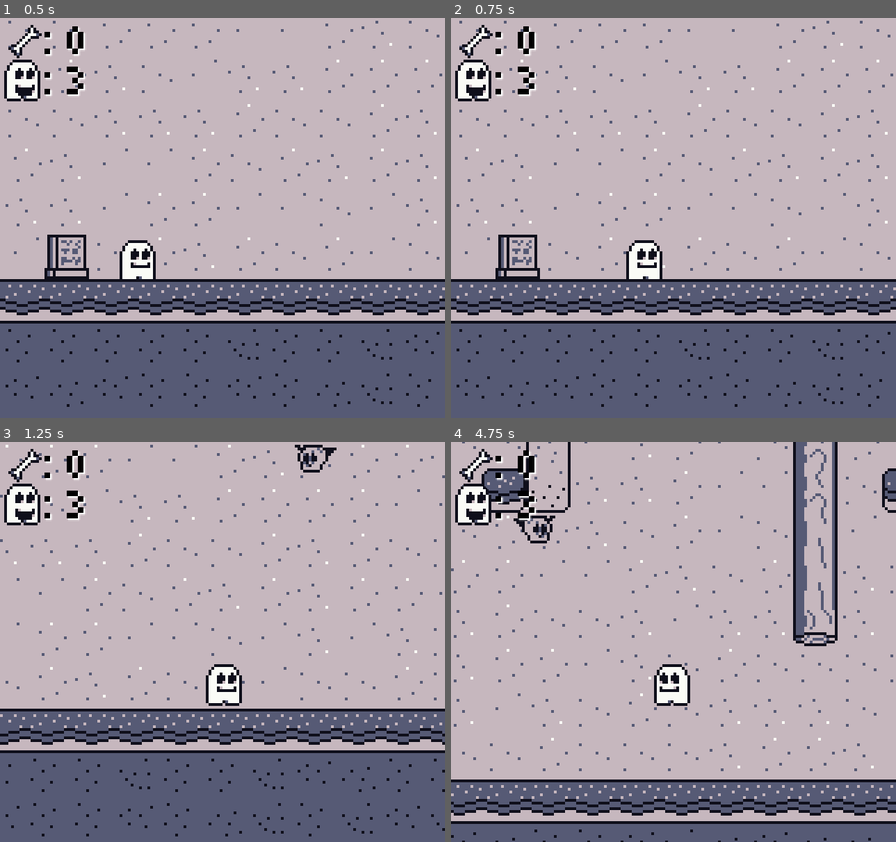
Above: before the commit, frames 1-4 (two rows, left to right).
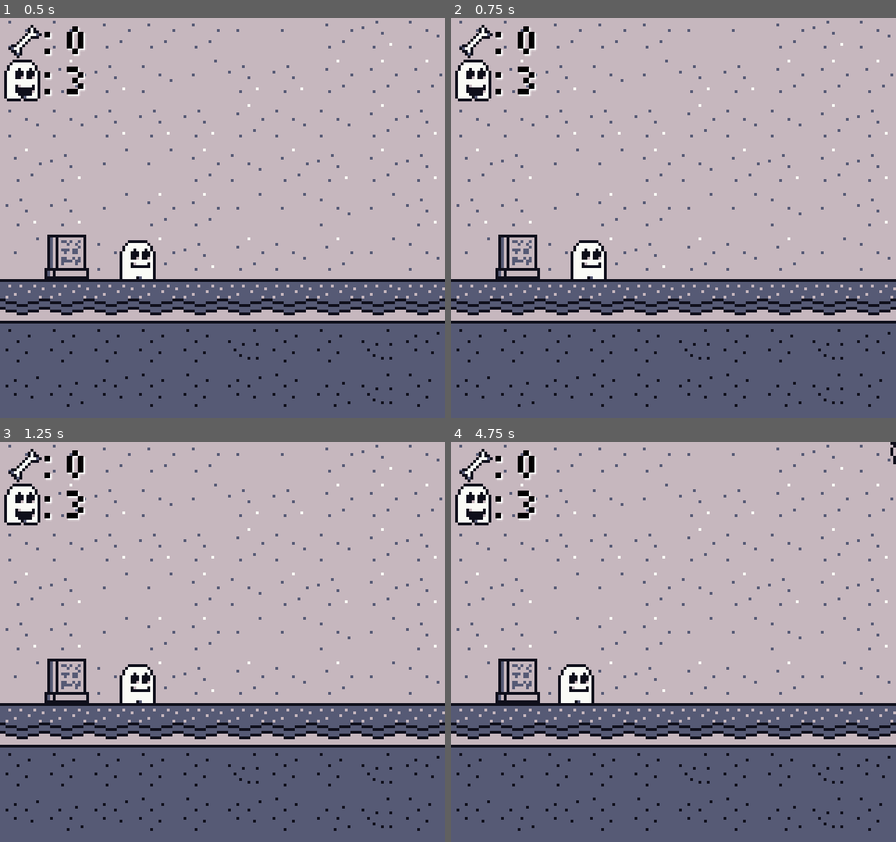
Above: after the commit, the same moments.

Repository: Soup-Wizard/GBJam12
Game: Godot game, scene res://main.tscn
Same seed, same stepped clock (60 frames per second), same inputs: the game is played once before the commit and once after it. Sound files missing from this copy of the repository are replaced by a short silence.
Inputs:
- Up to frame 1 (0.5 s): no input
- Up to frame 2 (0.75 s): tap Enter (start) at 0.5 s; hold D (right) from 0.53 s (still down); tap K (Pow1) at 0.6 s
- Up to frame 3 (1.25 s): keep holding D (right); tap W (up) at 0.77, 1.07 s; tap O (Pow2) at 0.8 s
- Up to frame 4 (4.75 s): tap O (Pow2) at 1.35, 4.55 s; tap W (up) at 1.52, 1.82, 3.02, 3.05, 3.32, 3.6, 3.77, 4.07, 4.52 s; tap Tab (select) at 1.55, 2.1 s; release D (right) at 2.03 s; hold A (left) 2.03-2.78 s; tap Enter (start) at 2.3, 2.85 s; hold D (right) 2.78-4.28 s; tap K (Pow1) at 3.8, 4.35 s; hold A (left) from 4.28 s (still down)

Frame 1 is identical in both runs. In frame 2, 1.4% of the frame differs, in the area x 26-48%, y 55-66%; in frame 3, 13%; in frame 4, 29%, in the area x 0-100%, y 0-100%.

Commit message:
Added controller support & pause system

Diff:
--- a/player.gd
+++ b/player.gd
@@ -42,6 +42,7 @@
 var textActive = false
 var ending = false
 var endPos: Vector2
+var paused = false
 
 # NOTE
 # When time permits, add a func with a tween that drags your character to center of the moon,
@@ -105,24 +106,33 @@
 	elif lives == 0:
 		$Bones/Label2.text = ": 0"
 
+	# Handle pause
+	if Input.is_action_just_pressed("start"):
+		if !paused:
+			paused = true
+			Engine.time_scale = 0
+		else:
+			Engine.time_scale = 1
+			paused = false
+
 	# Add the gravity.
-	if not is_on_floor() and !ending:
+	if not is_on_floor() and !ending and !paused:
 		velocity.y += gravity * delta
 
 	# Handle jump.
-	if Input.is_action_just_pressed("up") and is_on_floor() and !ending:
+	if Input.is_action_just_pressed("up") and is_on_floor() and !ending and !paused:
 		velocity.y = JUMP_VELOCITY
 
 	# Handle wells
-	if Input.is_action_just_pressed("down") and !ending:
+	if Input.is_action_just_pressed("down") and !ending and !paused:
 		wellTele()
 
 	# Handle Checkpoints
-	if Input.is_action_just_pressed("select") and !ending:
+	if Input.is_action_just_pressed("select") and !ending and !paused:
 		if lives > 0 && checkpoint:
 			checkpointTele()
 
-	if Input.is_action_just_pressed("Pow1") and !ending:
+	if Input.is_action_just_pressed("Pow1") and !ending and !paused:
 		if canJump:
 			if !jumping:
 				$Bones/JumpArrow/Sprite2D.visible = true
@@ -130,7 +140,7 @@
 				$jumpTimer.start()
 				velocity.y = JUMP_VELOCITY * 1.5
 
-	if Input.is_action_just_pressed("Pow2") and !ending:
+	if Input.is_action_just_pressed("Pow2") and !ending and !paused:
 		if canDash:
 			canDash = false
 			dashing = true
@@ -144,7 +154,7 @@
 				velocity.y = JUMP_VELOCITY * 0.6
 				velocity.x = DASH_SPEED * 4
 	var direction = Input.get_axis("left", "right")
-	if direction and !ending:
+	if direction and !ending and !paused:
 		if !dashing:
 			velocity.x = direction * SPEED
 			if direction < 0:
--- a/project.godot
+++ b/project.godot
@@ -28,24 +28,28 @@
 "deadzone": 0.5,
 "events": [Object(InputEventKey,"resource_local_to_scene":false,"resource_name":"","device":-1,"window_id":0,"alt_pressed":false,"shift_pressed":false,"ctrl_pressed":false,"meta_pressed":false,"pressed":false,"keycode":0,"physical_keycode":65,"key_label":0,"unicode":97,"echo":false,"script":null)
 , Object(InputEventKey,"resource_local_to_scene":false,"resource_name":"","device":-1,"window_id":0,"alt_pressed":false,"shift_pressed":false,"ctrl_pressed":false,"meta_pressed":false,"pressed":false,"keycode":0,"physical_keycode":4194319,"key_label":0,"unicode":0,"echo":false,"script":null)
+, Object(InputEventJoypadMotion,"resource_local_to_scene":false,"resource_name":"","device":-1,"axis":0,"axis_value":-1.0,"script":null)
 ]
 }
 right={
 "deadzone": 0.5,
 "events": [Object(InputEventKey,"resource_local_to_scene":false,"resource_name":"","device":-1,"window_id":0,"alt_pressed":false,"shift_pressed":false,"ctrl_pressed":false,"meta_pressed":false,"pressed":false,"keycode":0,"physical_keycode":68,"key_label":0,"unicode":100,"echo":false,"script":null)
 , Object(InputEventKey,"resource_local_to_scene":false,"resource_name":"","device":-1,"window_id":0,"alt_pressed":false,"shift_pressed":false,"ctrl_pressed":false,"meta_pressed":false,"pressed":false,"keycode":0,"physical_keycode":4194321,"key_label":0,"unicode":0,"echo":false,"script":null)
+, Object(InputEventJoypadMotion,"resource_local_to_scene":false,"resource_name":"","device":-1,"axis":0,"axis_value":1.0,"script":null)
 ]
 }
 up={
 "deadzone": 0.5,
 "events": [Object(InputEventKey,"resource_local_to_scene":false,"resource_name":"","device":-1,"window_id":0,"alt_pressed":false,"shift_pressed":false,"ctrl_pressed":false,"meta_pressed":false,"pressed":false,"keycode":0,"physical_keycode":87,"key_label":0,"unicode":119,"echo":false,"script":null)
 , Object(InputEventKey,"resource_local_to_scene":false,"resource_name":"","device":-1,"window_id":0,"alt_pressed":false,"shift_pressed":false,"ctrl_pressed":false,"meta_pressed":false,"pressed":false,"keycode":0,"physical_keycode":4194320,"key_label":0,"unicode":0,"echo":false,"script":null)
+, Object(InputEventJoypadMotion,"resource_local_to_scene":false,"resource_name":"","device":-1,"axis":1,"axis_value":-1.0,"script":null)
 ]
 }
 down={
 "deadzone": 0.5,
 "events": [Object(InputEventKey,"resource_local_to_scene":false,"resource_name":"","device":-1,"window_id":0,"alt_pressed":false,"shift_pressed":false,"ctrl_pressed":false,"meta_pressed":false,"pressed":false,"keycode":0,"physical_keycode":83,"key_label":0,"unicode":115,"echo":false,"script":null)
 , Object(InputEventKey,"resource_local_to_scene":false,"resource_name":"","device":-1,"window_id":0,"alt_pressed":false,"shift_pressed":false,"ctrl_pressed":false,"meta_pressed":false,"pressed":false,"keycode":0,"physical_keycode":4194322,"key_label":0,"unicode":0,"echo":false,"script":null)
+, Object(InputEventJoypadMotion,"resource_local_to_scene":false,"resource_name":"","device":-1,"axis":1,"axis_value":1.0,"script":null)
 ]
 }
 Pow1={
@@ -53,6 +57,8 @@
 "events": [Object(InputEventKey,"resource_local_to_scene":false,"resource_name":"","device":-1,"window_id":0,"alt_pressed":false,"shift_pressed":false,"ctrl_pressed":false,"meta_pressed":false,"pressed":false,"keycode":0,"physical_keycode":75,"key_label":0,"unicode":107,"echo":false,"script":null)
 , Object(InputEventKey,"resource_local_to_scene":false,"resource_name":"","device":-1,"window_id":0,"alt_pressed":false,"shift_pressed":false,"ctrl_pressed":false,"meta_pressed":false,"pressed":false,"keycode":0,"physical_keycode":72,"key_label":0,"unicode":104,"echo":false,"script":null)
 , Object(InputEventMouseButton,"resource_local_to_scene":false,"resource_name":"","device":-1,"window_id":0,"alt_presse …(249 unchanged characters)…
+, Object(InputEventJoypadButton,"resource_local_to_scene":false,"resource_name":"","device":-1,"button_index":1,"pressure":0.0,"pressed":true,"script":null)
+, Object(InputEventJoypadButton,"resource_local_to_scene":false,"resource_name":"","device":-1,"button_index":3,"pressure":0.0,"pressed":true,"script":null)
 ]
 }
 Pow2={
@@ -60,17 +66,21 @@
 "events": [Object(InputEventKey,"resource_local_to_scene":false,"resource_name":"","device":-1,"window_id":0,"alt_pressed":false,"shift_pressed":false,"ctrl_pressed":false,"meta_pressed":false,"pressed":false,"keycode":0,"physical_keycode":79,"key_label":0,"unicode":111,"echo":false,"script":null)
 , Object(InputEventKey,"resource_local_to_scene":false,"resource_name":"","device":-1,"window_id":0,"alt_pressed":false,"shift_pressed":false,"ctrl_pressed":false,"meta_pressed":false,"pressed":false,"keycode":0,"physical_keycode":84,"key_label":0,"unicode":116,"echo":false,"script":null)
 , Object(InputEventMouseButton,"resource_local_to_scene":false,"resource_name":"","device":-1,"window_id":0,"alt_presse …(248 unchanged characters)…
+, Object(InputEventJoypadButton,"resource_local_to_scene":false,"resource_name":"","device":-1,"button_index":0,"pressure":0.0,"pressed":true,"script":null)
+, Object(InputEventJoypadButton,"resource_local_to_scene":false,"resource_name":"","device":-1,"button_index":2,"pressure":0.0,"pressed":true,"script":null)
 ]
 }
 start={
 "deadzone": 0.5,
 "events": [Object(InputEventKey,"resource_local_to_scene":false,"resource_name":"","device":-1,"window_id":0,"alt_press …(182 unchanged characters)…
 , Object(InputEventKey,"resource_local_to_scene":false,"resource_name":"","device":-1,"window_id":0,"alt_pressed":false,"shift_pressed":false,"ctrl_pressed":false,"meta_pressed":false,"pressed":false,"keycode":0,"physical_keycode":4194305,"key_label":0,"unicode":0,"echo":false,"script":null)
+, Object(InputEventJoypadButton,"resource_local_to_scene":false,"resource_name":"","device":-1,"button_index":6,"pressure":0.0,"pressed":true,"script":null)
 ]
 }
 select={
 "deadzone": 0.5,
 "events": [Object(InputEventKey,"resource_local_to_scene":false,"resource_name":"","device":-1,"window_id":0,"alt_press …(182 unchanged characters)…
+, Object(InputEventJoypadButton,"resource_local_to_scene":false,"resource_name":"","device":-1,"button_index":4,"pressure":0.0,"pressed":true,"script":null)
 ]
 }
 
